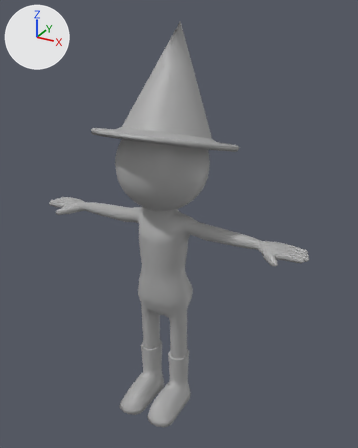
The FBX model Assets/Resources/PlayerAnimations/Idle.fbx: old version first, new version second.
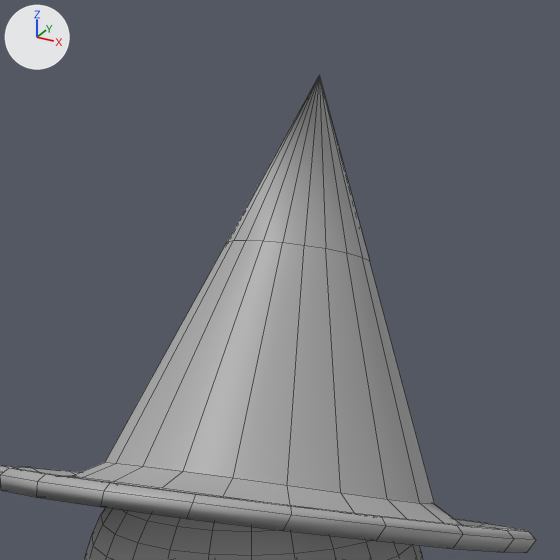
The first picture shows the older version from a 50 mm lens placed at (0.0602, -0.1011, 0.1055), pointed at (0.0024, 0.004, 0.0529). The close-ups show both versions on the part from 26% to 69% of the width and 0% to 34% of the height of that picture; other places that the commit changed are outside them. The lights are fixed; the arrows at upper left show +X, +Y and +Z. The close-ups show mesh edges as thin lines. Where no turn or scale is listed for an object, it has been applied to the vertices.
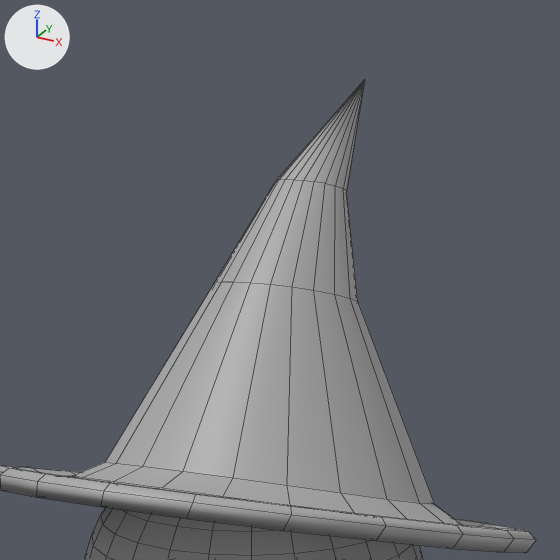
Diff of the bpy script that builds the scene:
```diff
--- a/Assets/Resources/PlayerAnimations/Idle.fbx.py
+++ b/Assets/Resources/PlayerAnimations/Idle.fbx.py
@@ me_mesh_004 @@
 # used by ob_psphere2; location = (0.0, 0.00168, 0.00243)
-me_mesh_004.from_pydata(...)  # 221 vertices, 221 faces; spans x -0.0176..0.0177, y -0.0188..0.019, z 0.0676..0.0999
+me_mesh_004.from_pydata(...)  # 241 vertices, 241 faces; spans x -0.0176..0.0177, y -0.0188..0.019, z 0.0676..0.0995
+# me_mesh_004 part 1
+# 1 vertex is removed from x 0.0, y 0.0073, z 0.0999
+# 20 faces are deleted
+# 8 vertices in x -0.0044..0.0047, y 0.0007..0.009, z 0.088..0.0902 move by (0.0, -0.0016, -0.0023)
+# 6 vertices in x -0.0047..0.0044, y 0.0001..0.0088, z 0.0881..0.0904 move by (0.0, -0.0016, -0.0024)
+# 4 vertices in x -0.0044..0.0037, y 0.0001..0.0088, z 0.0881..0.0904 move by (0.0, -0.0015, -0.0024)
+# 2 vertices move from x -0.0036..0.0, y -0.0001..0.0015, z 0.09..0.0904 to x -0.0036..0.0, y -0.0016..0.0, z 0.0877..0.0881
+# 21 vertices are added at x -0.0024..0.0023, y 0.004..0.0137, z 0.0926..0.0995
+# 40 new faces join them
 me_mesh_004.materials.append(mat_standardsurface2)
```

Pixel boxes [x1, y1, x2, y2] of what changed, in the close-ups (560 x 560 px):
'pSphere2', reshaped
    before: [0, 76, 536, 553]
    after: [0, 80, 536, 553]
part 1 of me_mesh_004, built on
    before: [106, 76, 434, 502]
    after: [106, 80, 434, 502]
